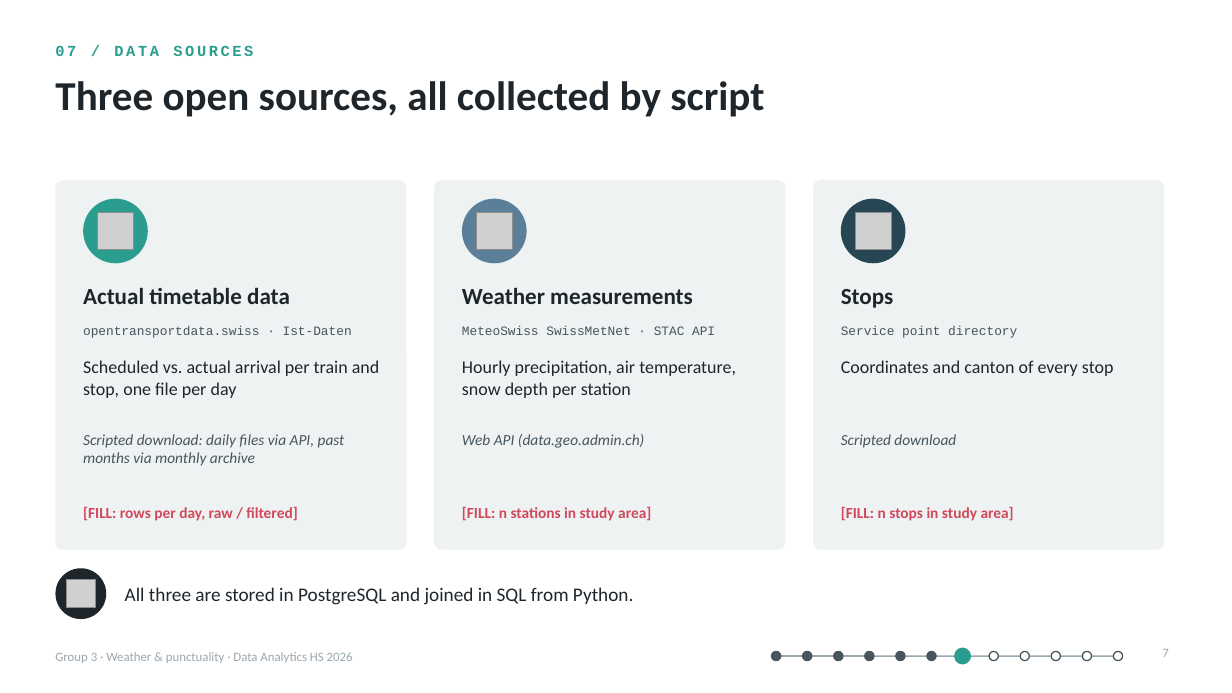
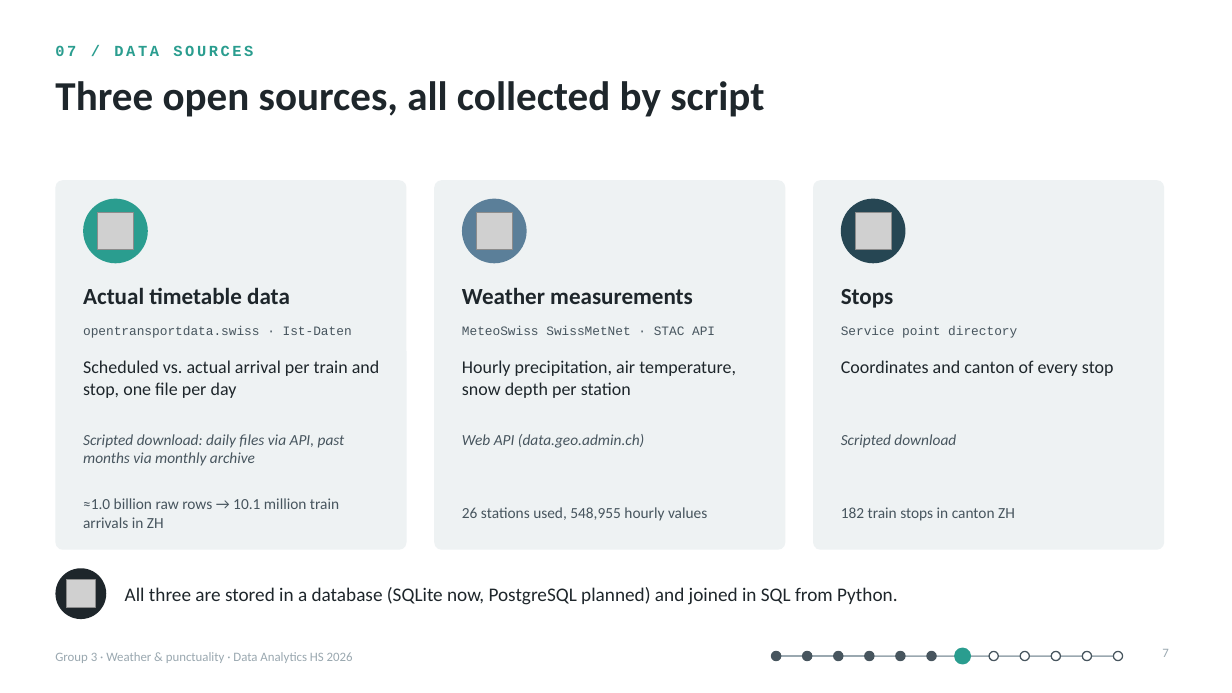
Before and after one commit to rexheeri/da-projekt-hs26, a slide deck: slide 7 of presentation/concept_presentation_group_03.pptx. Drawn at 1232x693 pixels with LibreOffice and Linux fonts; fonts in the diff are those of the drawing; grey boxes stand for pictures. Boxes give left, top, right and bottom in pixels: in the first picture for what was removed or moved away, otherwise in the second. Text is boxed around its words. In the diff, an @@ line names an element or a change of style, - is before the commit and + after.

```diff
--- a/presentation/concept_presentation_group_03.pptx
+++ b/presentation/concept_presentation_group_03.pptx
@@ text at [83,498,339,528]: text changed; text colour #D1495B to #47555E; bold off @@
-[FILL: rows per day, raw / filtered]
+≈1.0 billion raw rows → 10.1 million train arrivals in ZH
@@ text at [462,507,707,521]: text changed; text colour #D1495B to #47555E; bold off @@
-[FILL: n stations in study area]
+26 stations used, 548,955 hourly values
@@ text at [841,507,1015,521]: text changed; text colour #D1495B to #47555E; bold off @@
-[FILL: n stops in study area]
+182 train stops in canton ZH
@@ text at [125,587,897,605]: text changed @@
-All three are stored in PostgreSQL and joined in SQL from Python.
+All three are stored in a database (SQLite now, PostgreSQL planned) and joined in SQL from Python.
```
Also in this commit, not shown: 10 other slides changed, 5 other files.
